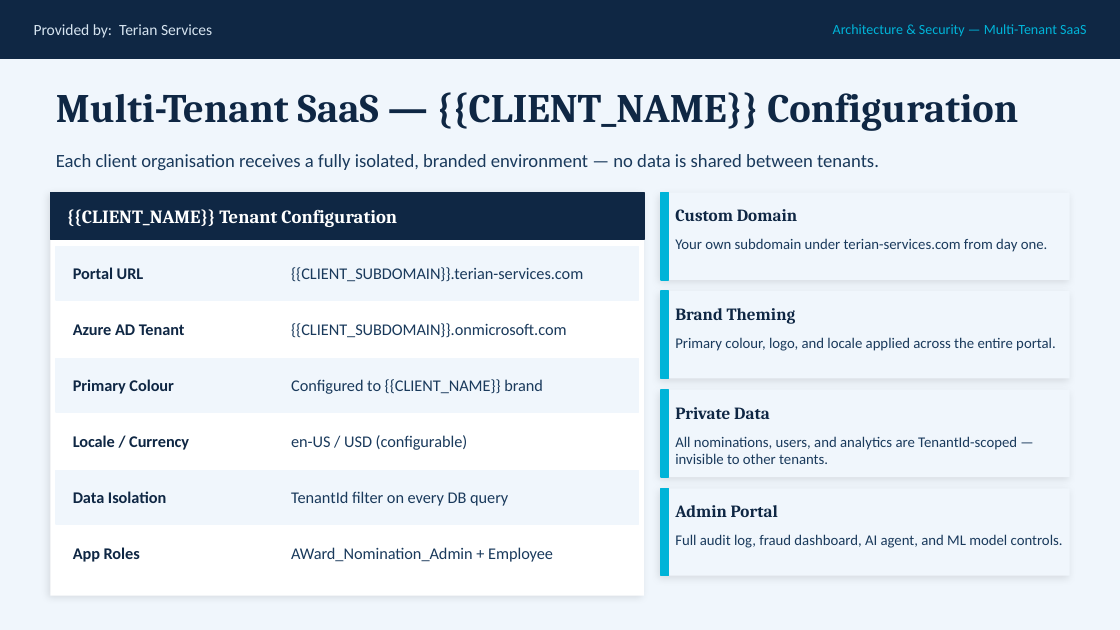
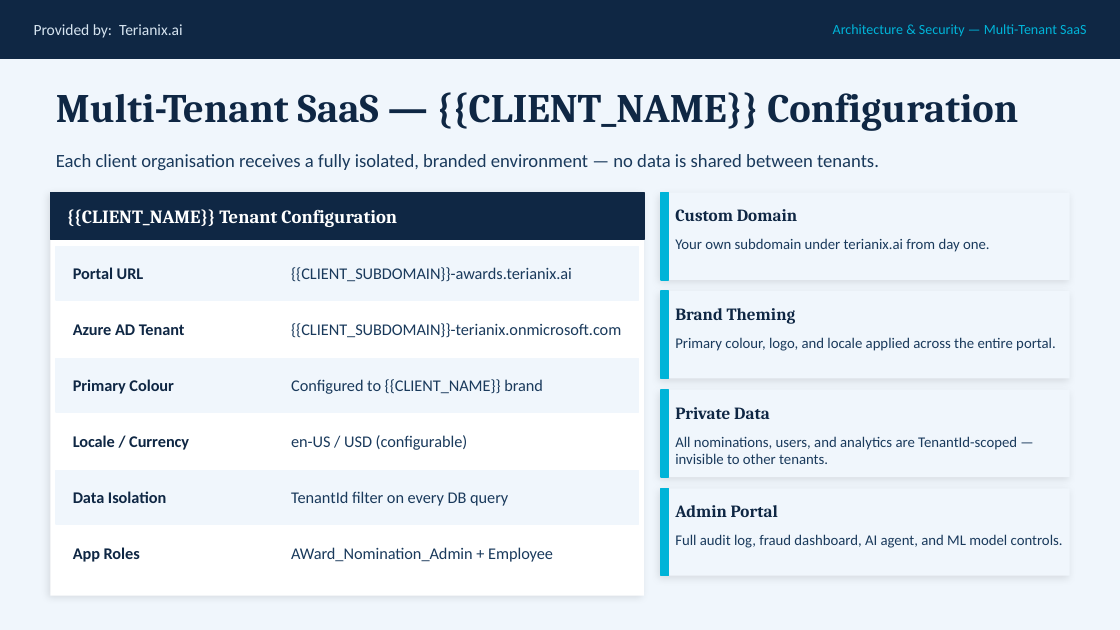
Before and after one commit to DTerian64/Terian_Services, a slide deck: slide 11 of blob_templates/award_nomination_onboarding_template.pptx. Drawn at 1120x630 pixels with LibreOffice and Linux fonts; fonts in the diff are those of the drawing. Boxes give left, top, right and bottom in pixels: in the first picture for what was removed or moved away, otherwise in the second. Text is boxed around its words. In the diff, an @@ line names an element or a change of style, - is before the commit and + after.

Commit message:
Terianix in the engagement presentation

```diff
--- a/blob_templates/award_nomination_onboarding_template.pptx
+++ b/blob_templates/award_nomination_onboarding_template.pptx
@@ text at (34,24,183,38): text changed @@
-Provided by: Terian Services
+Provided by: Terianix.ai
@@ text at (675,238,990,252): text changed @@
-Your own subdomain under terian-services.com from day one.
+Your own subdomain under terianix.ai from day one.
@@ text at (291,267,572,282): text changed @@
-{{CLIENT_SUBDOMAIN}}.terian-services.com
+{{CLIENT_SUBDOMAIN}}-awards.terianix.ai
@@ text at (291,323,621,338): text changed @@
-{{CLIENT_SUBDOMAIN}}.onmicrosoft.com
+{{CLIENT_SUBDOMAIN}}-terianix.onmicrosoft.com
```
Also in this commit, not shown: 27 other slides changed, 1 other file.
